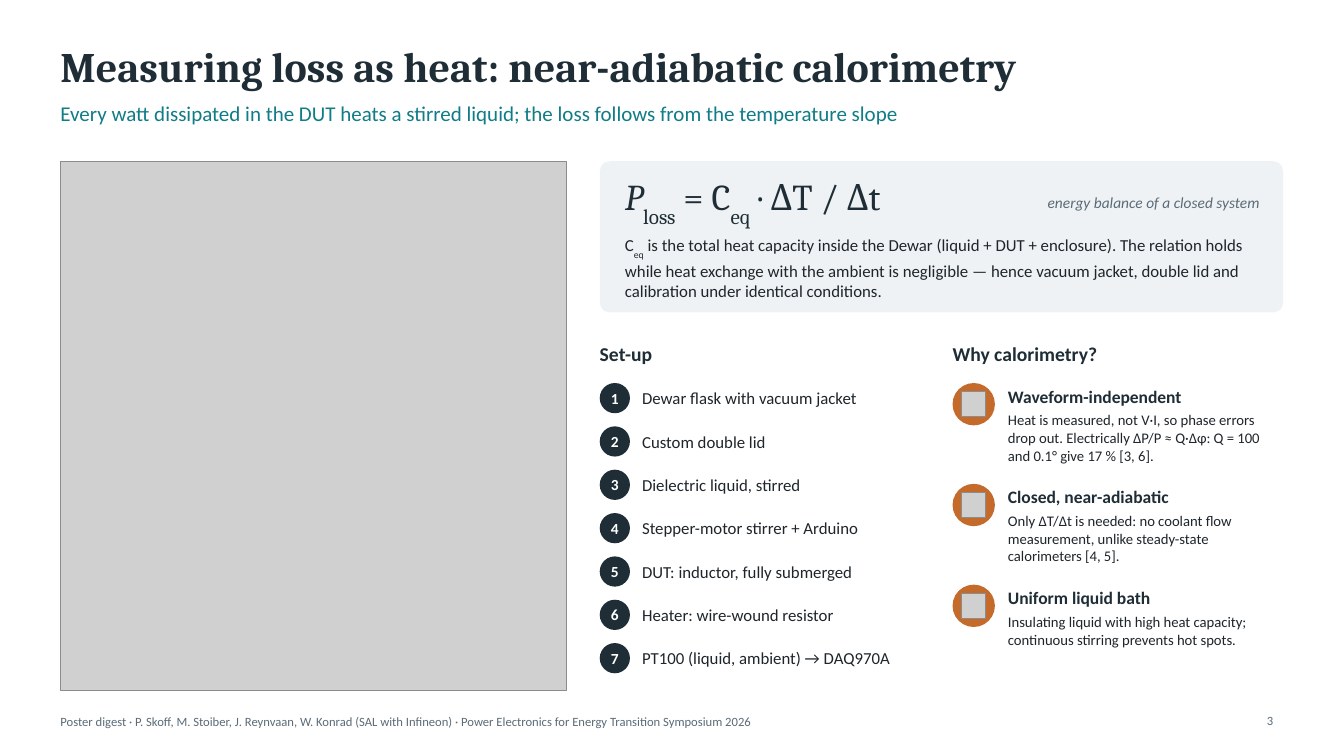
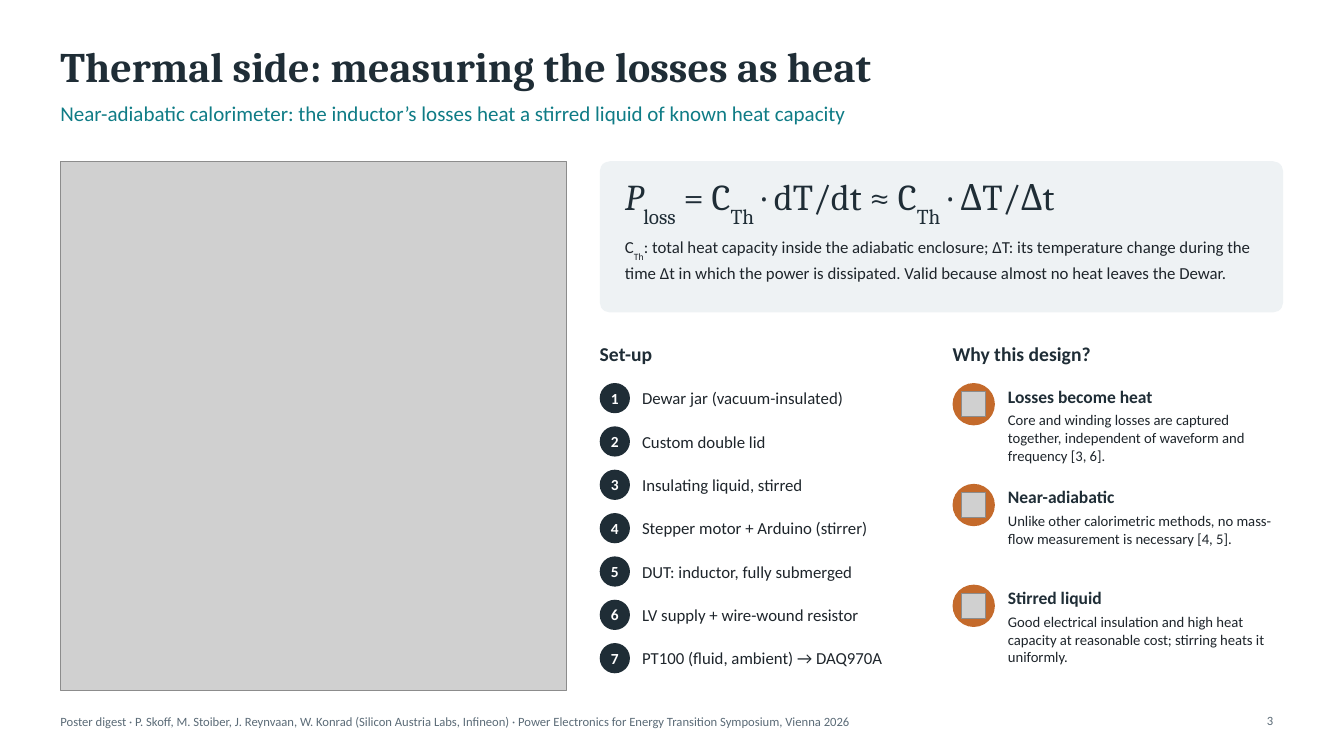
Before and after one commit to rashidkazemiii/hv-topology-reference, a slide deck: slide 3 of presentations/magnetics-loss-verification/Automated_Magnetics_Loss_Verification.pptx. Drawn at 1344x756 pixels with LibreOffice and Linux fonts; fonts in the diff are those of the drawing; grey boxes stand for pictures. Boxes give left, top, right and bottom in pixels: in the first picture for what was removed or moved away, otherwise in the second. Text is boxed around its words. In the diff, an @@ line names an element or a change of style, - is before the commit and + after.

```diff
--- a/presentations/magnetics-loss-verification/Automated_Magnetics_Loss_Verification.pptx
+++ b/presentations/magnetics-loss-verification/Automated_Magnetics_Loss_Verification.pptx
@@ title at [60, 52, 871, 92]: text changed @@
-Measuring loss as heat: near-adiabatic calorimetry
+Thermal side: measuring the losses as heat
@@ text at [60, 106, 845, 125]: text changed @@
-Every watt dissipated in the DUT heats a stirred liquid; the loss follows from the temperature slope
+Near-adiabatic calorimeter: the inductor’s losses heat a stirred liquid of known heat capacity
@@ text at [774, 184, 862, 215]: text changed @@
-Ploss = Ceq · ΔT / Δt
+Ploss = CTh · dT/dt ≈ CTh · ΔT/Δt
@@ text removed at [1048, 197, 1259, 211] @@
-energy balance of a closed system
@@ text at [625, 241, 1250, 282]: text changed @@
-Ceq is the total heat capacity inside the Dewar (liquid + DUT + enclosure). The relation holds while heat exchange with the ambient is negligible — hence vacuum jacket, double lid and calibration under identical conditions.
+CTh: total heat capacity inside the adiabatic enclosure; ΔT: its temperature change during the time Δt in which the power is dissipated. Valid because almost no heat leaves the Dewar.
@@ text at [953, 347, 1091, 365]: text changed @@
-Why calorimetry?
+Why this design?
@@ text at [642, 392, 843, 407]: text changed @@
-Dewar flask with vacuum jacket
+Dewar jar (vacuum-insulated)
@@ text at [1008, 390, 1153, 403]: text changed @@
-Waveform-independent
+Losses become heat
@@ text at [1008, 414, 1244, 464]: text changed @@
-Heat is measured, not V·I, so phase errors drop out. Electrically ΔP/P ≈ Q·Δφ: Q = 100 and 0.1° give 17 % [3, 6].
+Core and winding losses are captured together, independent of waveform and frequency [3, 6].
@@ text at [642, 479, 802, 494]: text changed @@
-Dielectric liquid, stirred
+Insulating liquid, stirred
@@ text at [1008, 490, 1114, 503]: text changed @@
-Closed, near-adiabatic
+Near-adiabatic
@@ text at [642, 522, 868, 537]: text changed @@
-Stepper-motor stirrer + Arduino
+Stepper motor + Arduino (stirrer)
@@ text at [1008, 515, 1272, 547]: text changed @@
-Only ΔT/Δt is needed: no coolant flow measurement, unlike steady-state calorimeters [4, 5].
+Unlike other calorimetric methods, no mass-flow measurement is necessary [4, 5].
@@ text at [1008, 591, 1102, 607]: text changed @@
-Uniform liquid bath
+Stirred liquid
@@ text at [642, 609, 858, 624]: text changed @@
-Heater: wire-wound resistor
+LV supply + wire-wound resistor
@@ text at [1008, 616, 1264, 665]: text changed @@
-Insulating liquid with high heat capacity; continuous stirring prevents hot spots.
+Good electrical insulation and high heat capacity at reasonable cost; stirring heats it uniformly.
@@ text at [642, 652, 882, 667]: text changed @@
-PT100 (liquid, ambient) → DAQ970A
+PT100 (fluid, ambient) → DAQ970A
@@ text at [60, 717, 850, 728]: text changed @@
-Poster digest · P. Skoff, M. Stoiber, J. Reynvaan, W. Konrad (SAL with Infineon) · Power Electronics for Energy Transition Symposium 2026
+Poster digest · P. Skoff, M. Stoiber, J. Reynvaan, W. Konrad (Silicon Austria Labs, Infineon) · Power Electronics for Energy Transition Symposium, Vienna 2026
```
Also in this commit, not shown: 5 other slides changed, 12 other files.
